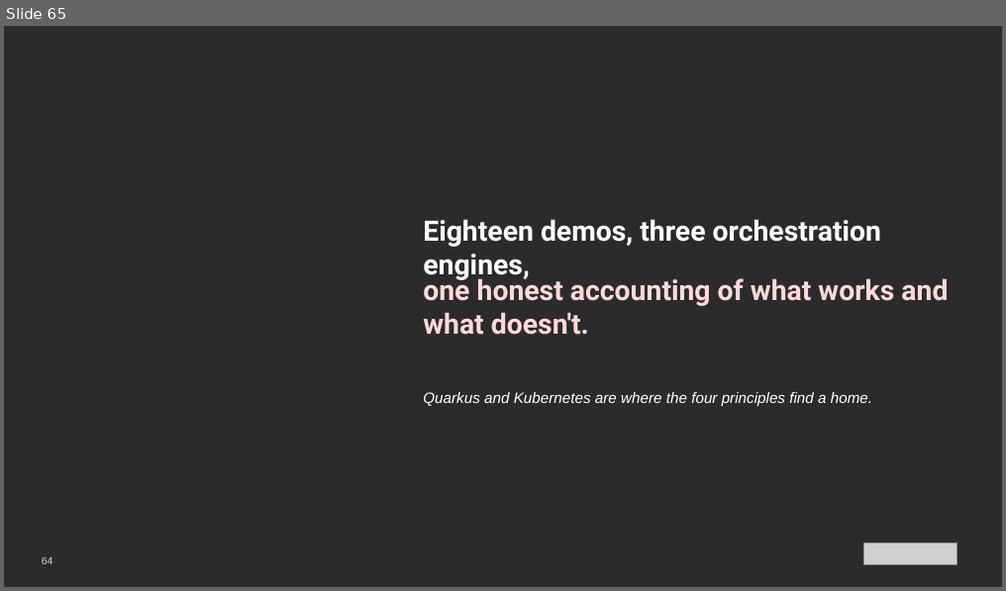
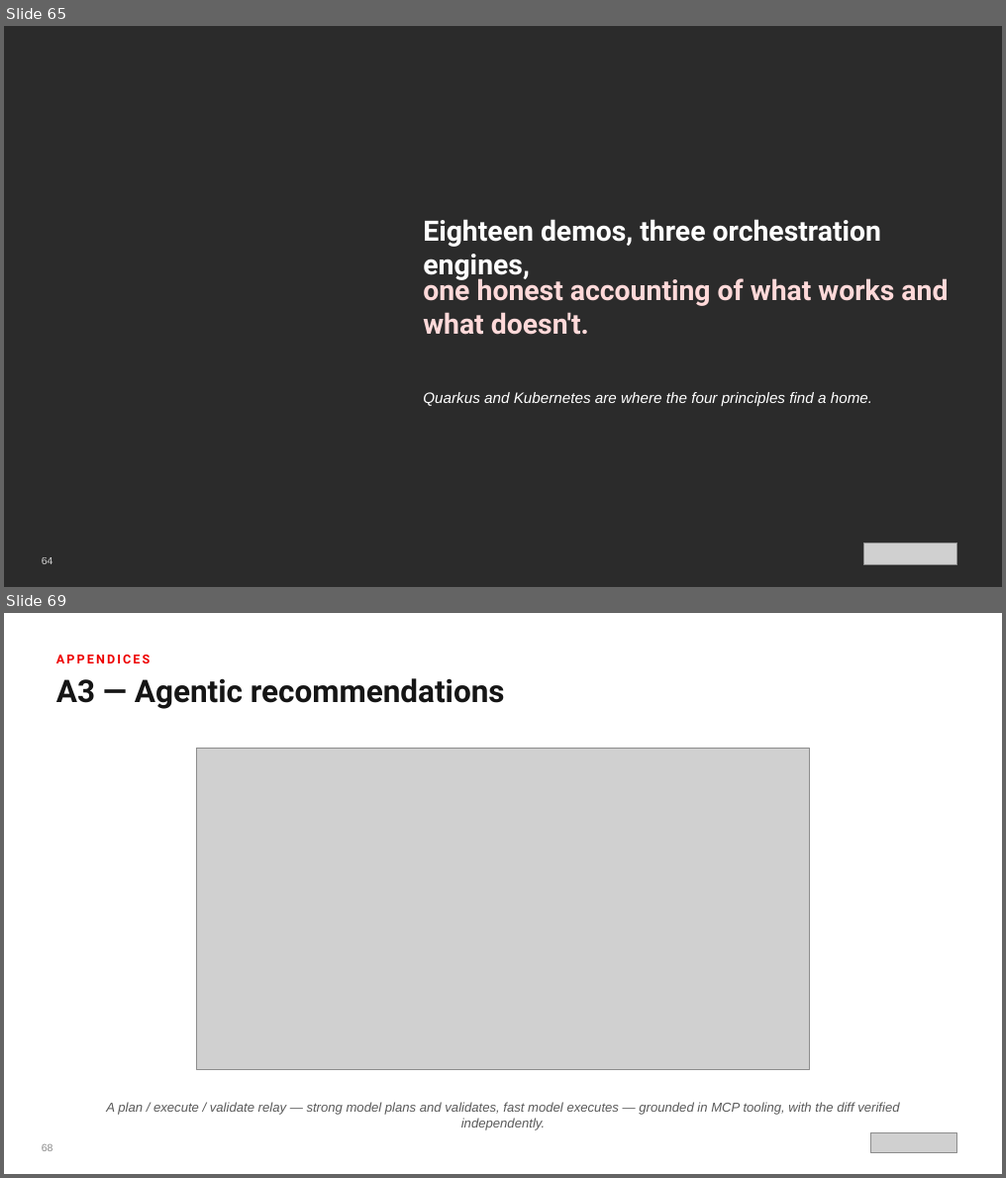
Before and after one commit to patterncatalyst/datamesh-reference-arch-quarkus, a slide deck: presentation/datamesh-201/Datamesh-201-Quarkus-r1.0.pptx. Shown one above the other, each under a label of ours: slide 65 before the commit, slides 65 and 69 after it; the slides between them are not shown. The pictures are 1006x591 and 1006x1178 pixels, drawn with LibreOffice and Linux fonts; fonts in the diff are those of the drawing; grey boxes stand for pictures; background and template pictures are left out; a plain dark background stands for a picture behind light text. Boxes give left, top, right and bottom in pixels: in the first picture for what was removed or moved away, otherwise in the second. Text is boxed around its words. In the diff, an @@ line names an element or a change of style, - is before the commit and + after.

Commit message:
docs: add Appendices part — six deep-dive chapters, diagrams, and 201-deck section (#21)
* docs(site): add Appendices part with six deep-dive chapters

New Part 5 (Appendices) and six chapters (markers 16-21):
websocket scaling with Kafka fan-out, gotchas, agentic
recommendations, testing detail, in-memory vs Kafka messaging,
and the three orchestration engines compared. Diagrams and
00-index wiring follow in subsequent commits.

* feat(diagrams): six appendix figures

Add paired SVG + Excalidraw figures for the Appendices part:
websocket Kafka fan-out, gotchas grid, the plan/execute/validate
relay, the test pyramid, in-memory vs Kafka, and the three-engine
comparison table. Generated by scripts/make-quarkus-diagrams.js
(assets/diagrams 37 to 43).

* docs(site): wire Appendices into the index and chapter counts

Add the Part 5 section with links to chapters 16-21, add Part 5 to
the organization overview, and bump the chapter/part counts to
twenty-one chapters across six parts (00-index and README).

* docs(deck): add Appendices section to the 201 deck

New '11 · Appendices' divider plus six diagram slides (A1-A6)
reusing the six new figures, inserted before the reference
appendix. Agenda updated to thirteen sections; deck rebuilt.

* docs(site): fix stale part count in index meta description

```diff
--- a/presentation/datamesh-201/Datamesh-201-Quarkus-r1.0.pptx
+++ b/presentation/datamesh-201/Datamesh-201-Quarkus-r1.0.pptx
@@ slide 69 added at <box>4,613,1002,1174</box>, background #FFFFFF @@
@@ text added at <box>56,655,151,663</box>, 12 pt, text #EE0000, bold @@
+APPENDICES
@@ text added at <box>56,678,505,709</box>, 30 pt, text #151515, bold @@
+A3 — Agentic recommendations
@@ picture added at <box>196,748,810,1069</box> @@
@@ text added at <box>106,1102,899,1131</box>, 12.5 pt, text #5A5A5A, italic @@
+A plan / execute / validate relay — strong model plans and validates, fast model executes — grounded in MCP tooling, with the diff verified independently.
@@ text added at <box>42,1145,54,1152</box>, 10 pt, text #8A8A8A @@
+68
@@ picture added at <box>871,1134,957,1154</box> @@
```
Also in this commit, not shown: 16 slides changed, 6 other slides added, 23 other files.
